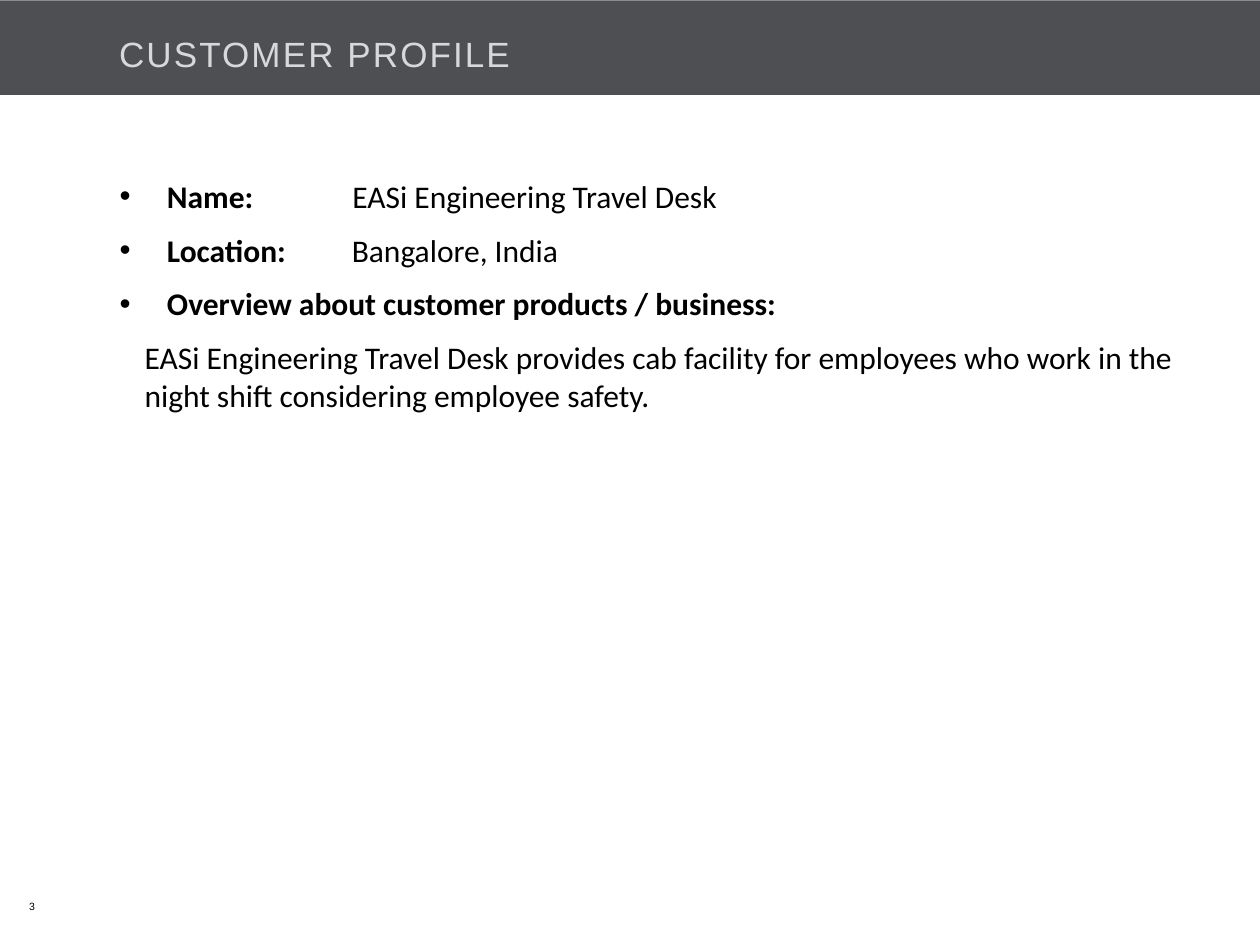
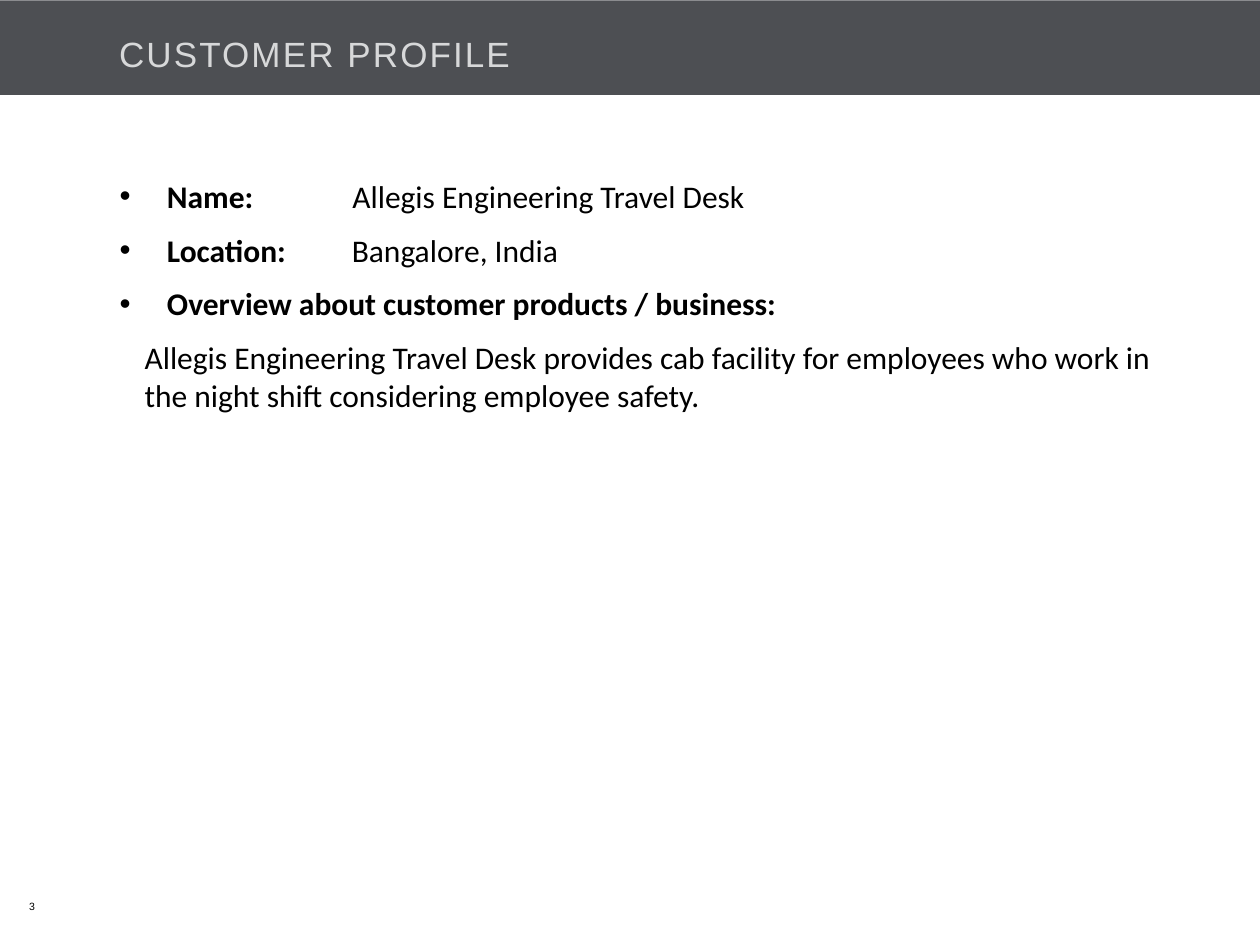
Before and after one commit to Bajarangi/demo, a slide deck: slide 3 of trunk/EasiCab/Documents/EASiCab_POC_kick off.pptx. Drawn at 1260x945 pixels with LibreOffice and Linux fonts; fonts in the diff are those of the drawing; background and template pictures are left out. Boxes give left, top, right and bottom in pixels: in the first picture for what was removed or moved away, otherwise in the second. Text is boxed around its words. In the diff, an @@ line names an element or a change of style, - is before the commit and + after.

Commit message:
updated ppt

```diff
--- a/trunk/EasiCab/Documents/EASiCab_POC_kick off.pptx
+++ b/trunk/EasiCab/Documents/EASiCab_POC_kick off.pptx
@@ text at bbox=[167, 186, 745, 214]: text changed @@
-• Name: EASi Engineering Travel Desk
+• Name: Allegis Engineering Travel Desk
@@ text at bbox=[145, 347, 1150, 413]: text changed @@
-      EASi Engineering Travel Desk provides cab facility for employees who work in the night shift considering employee safety.
+      Allegis Engineering Travel Desk provides cab facility for employees who work in the night shift considering employee safety.
```
